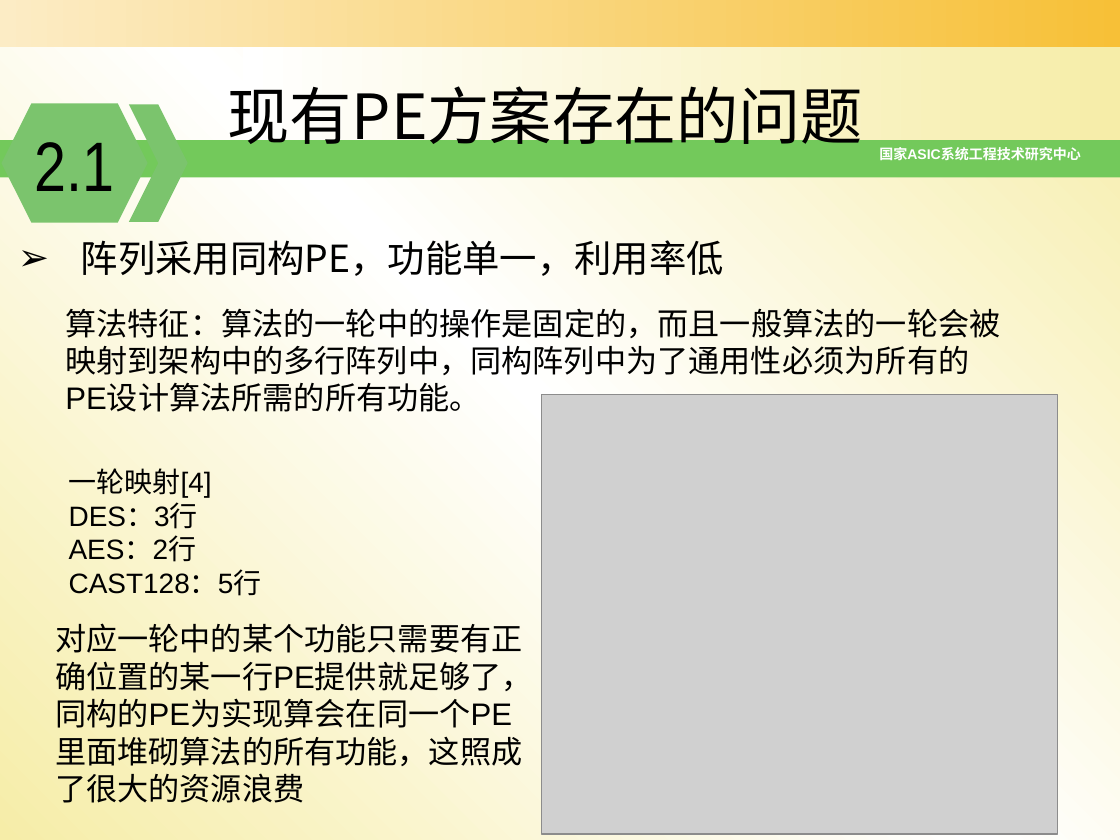
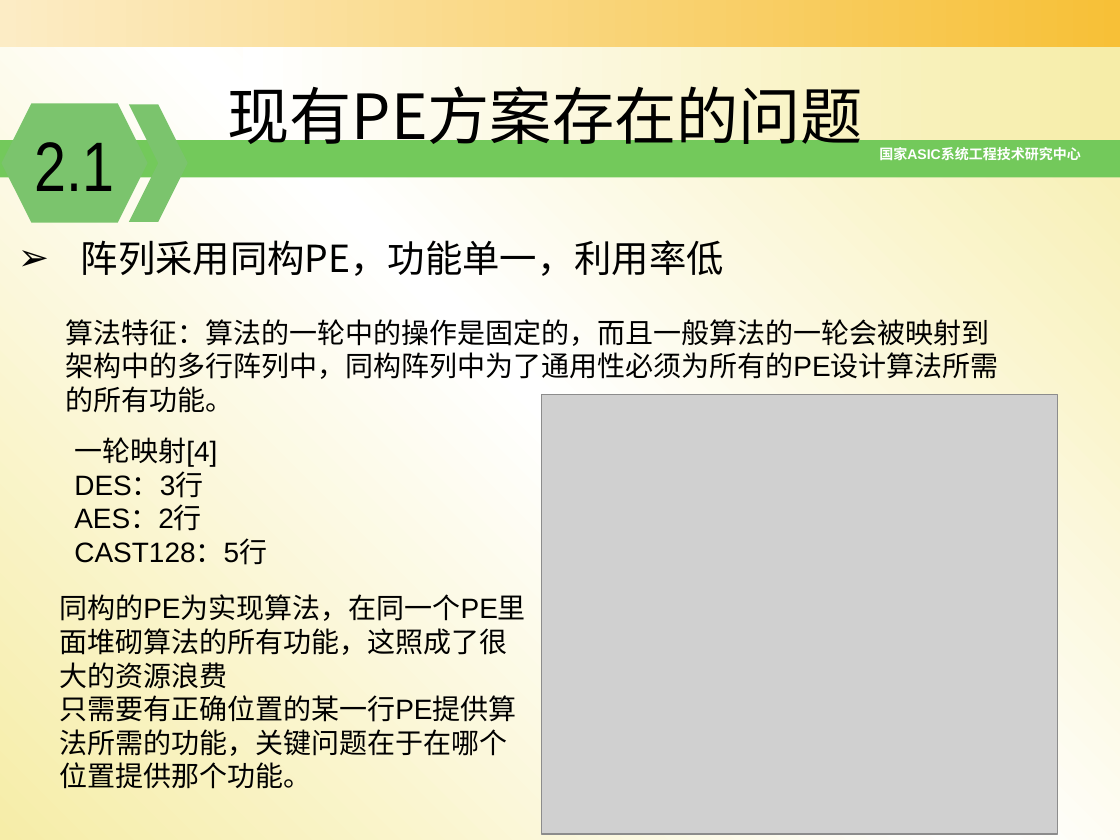
Before and after one commit to zdyzhan/bishe, a slide deck: slide 11 of 开题报告_131199李小泉11_18.pptx. Drawn at 1120x840 pixels with LibreOffice and Linux fonts; fonts in the diff are those of the drawing; grey boxes stand for pictures; background and template pictures are left out. Boxes give left, top, right and bottom in pixels: in the first picture for what was removed or moved away, otherwise in the second. Text is boxed around its words. In the diff, an @@ line names an element or a change of style, - is before the commit and + after.

```diff
--- a/开题报告_131199李小泉11_18.pptx
+++ b/开题报告_131199李小泉11_18.pptx
@@ text "算法特征：算法的一轮中的操作是固定的，而且一般算法的一轮会被映射到架构中的多行阵列中，同构阵列中为了通用性必须为所有的P ..." at [65, 319, 998, 413]: size 20 to 18 pt @@
@@ text "一轮映射[4]": place and size @@
-text "一轮映射[4]" at [69, 468, 262, 596]
+text "一轮映射[4]" at [74, 437, 267, 565]
@@ text at [59, 594, 526, 789]: text changed; size 20 to 18 pt @@
-对应一轮中的某个功能只需要有正确位置的某一行PE提供就足够了，同构的PE为实现算会在同一个PE里面堆砌算法的所有功能，这照成了很大的资源浪费
+同构的PE为实现算法，在同一个PE里面堆砌算法的所有功能，这照成了很大的资源浪费
+只需要有正确位置的某一行PE提供算法所需的功能，关键问题在于在哪个位置提供那个功能。
```
Also in this commit, not shown: 23 other slides changed, 1 other file.
